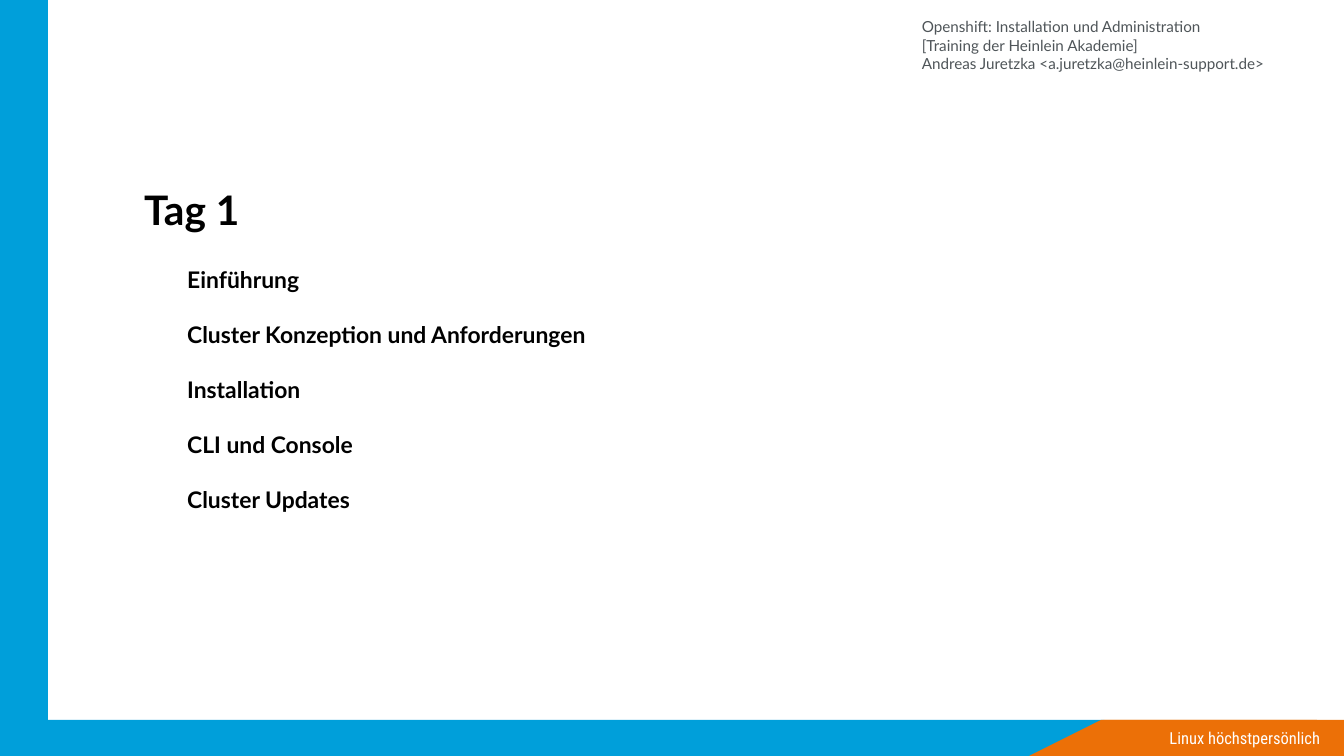
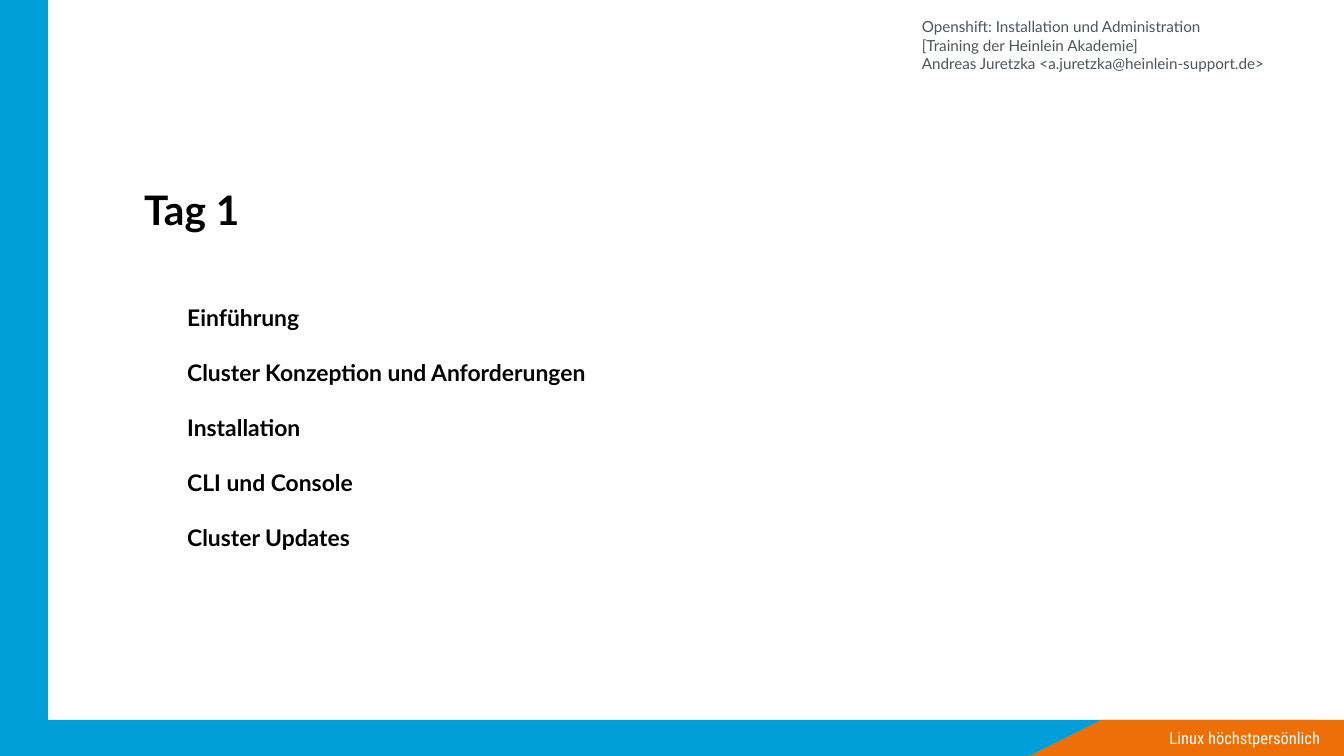
Before and after one commit to ajayten/openshift-kurs-folien, a slide deck: slide 4 of kurs-folien.odp. Drawn at 1344x756 pixels with LibreOffice and Linux fonts; fonts in the diff are those of the drawing; background and template pictures are left out. Boxes give left, top, right and bottom in pixels: in the first picture for what was removed or moved away, otherwise in the second. Text is boxed around its words. In the diff, an @@ line names an element or a change of style, - is before the commit and + after.

```diff
--- a/kurs-folien.odp
+++ b/kurs-folien.odp
@@ text "Einführung": place and size @@
-text "Einführung" at (187,271,585,512)
+text "Einführung" at (187,309,585,550)
```
Also in this commit, not shown: 2 other slides changed, 1 other file.
